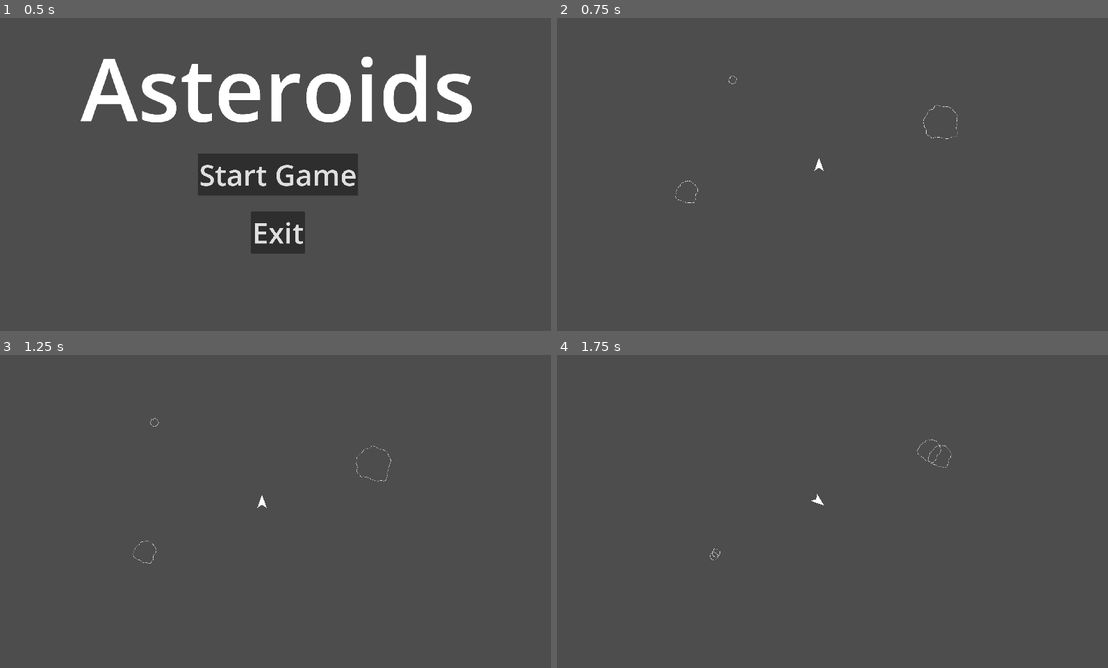
Above: before the commit, frames 1-4 (two rows, left to right).
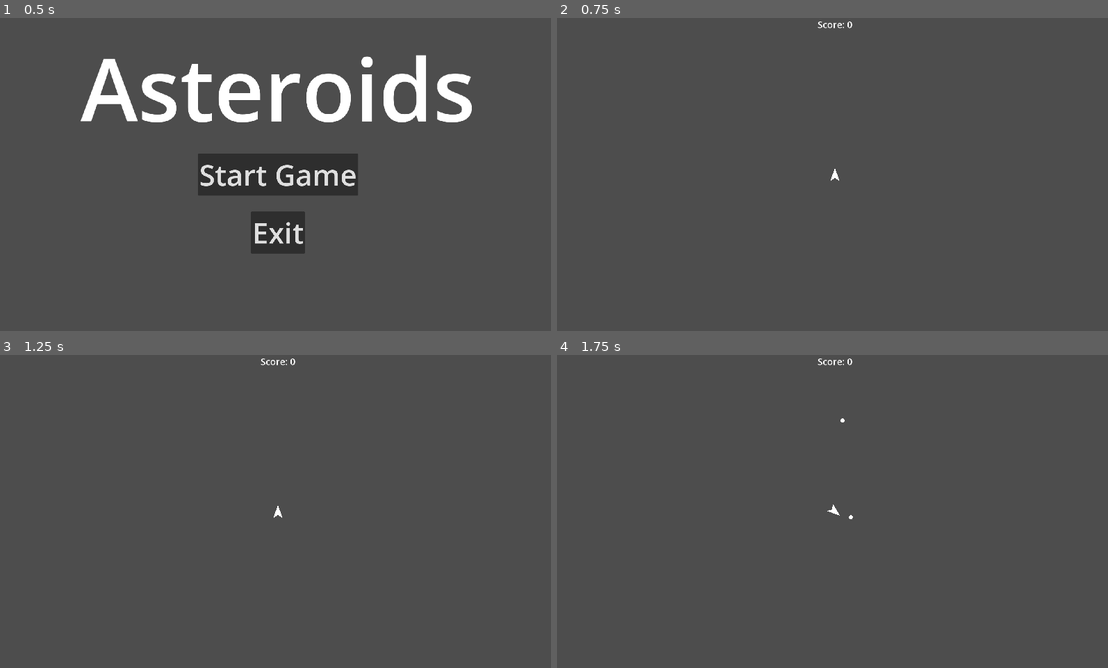
Above: after the commit, the same moments.

Repository: CoilSeb/AsteroidsWorkshop
Game: Godot game, scene res://Scenes/Start_Screen/Start_Screen.tscn
Same seed, same stepped clock (60 frames per second), same inputs: the game is played once before the commit and once after it.
Inputs:
- Up to frame 1 (0.5 s): no input
- Up to frame 2 (0.75 s): click "Start Game" at 0.5 s
- Up to frame 3 (1.25 s): no input
- Up to frame 4 (1.75 s): hold D (rotate_right) from 1.28 s (still down); hold Space (shoot) from 1.28 s (still down)

Frame 1 is identical in both runs. In frame 2, 0.2% of the frame differs, in the area x 21-73%, y 1-60%; in frame 3, 0.2%; in frame 4, 0.2%, in the area x 27-72%, y 1-66%.

Commit message:
Add Globals.gd, UI.gd, and Bullet.gd scripts, and update Player.gd and Large_Asteroid.gd

Diff:
--- /dev/null
+++ b/Global Scripts/Globals.gd
@@ -0,0 +1,13 @@
+extends Node
+
+var score: int
+
+signal increase_score(value)
+
+
+func _ready():
+	pass # Replace with function body.
+
+
+func _process(delta):
+	pass
--- a/Global/Bus.gd
+++ /dev/null
@@ -1,11 +0,0 @@
-extends Node
-
-
-# Called when the node enters the scene tree for the first time.
-func _ready():
-	pass # Replace with function body.
-
-
-# Called every frame. 'delta' is the elapsed time since the previous frame.
-func _process(delta):
-	pass
--- /dev/null
+++ b/Scenes/Bullet/Bullet.gd
@@ -0,0 +1,26 @@
+extends Area2D
+
+var direction: Vector2
+var bullet_speed = 700
+var screen_size
+
+
+func _ready():
+	screen_size = get_viewport_rect().size
+
+
+func _process(delta):
+	position += direction * bullet_speed * delta
+	if position.x < 0:
+		queue_free()
+	if position.x > screen_size.x:
+		queue_free()
+	if position.y < 0:
+		queue_free()
+	if position.y > screen_size.y:
+		queue_free()
+
+
+func _on_area_entered(area):
+	area.destroy()
+	queue_free()
--- /dev/null
+++ b/Scenes/Bullet/Bullet.tscn
@@ -0,0 +1,20 @@
+[gd_scene load_steps=4 format=3 uid="uid://cdcbr0nwcwqs3"]
+
+[ext_resource type="Script" path="res://Scenes/Bullet/Bullet.gd" id="1_jsc1c"]
+[ext_resource type="Texture2D" uid="uid://bexsw2yj0jinr" path="res://Sprites/Bullet-1.png.png" id="1_no8ff"]
+
+[sub_resource type="CircleShape2D" id="CircleShape2D_rm6av"]
+radius = 8.0
+
+[node name="Bullet" type="Area2D"]
+collision_layer = 2
+collision_mask = 4
+script = ExtResource("1_jsc1c")
+
+[node name="Sprite2D" type="Sprite2D" parent="."]
+texture = ExtResource("1_no8ff")
+
+[node name="CollisionShape2D" type="CollisionShape2D" parent="."]
+shape = SubResource("CircleShape2D_rm6av")
+
+[connection signal="area_entered" from="." to="." method="_on_area_entered"]
--- /dev/null
+++ b/Scenes/Game/Game.gd
@@ -0,0 +1,38 @@
+extends Node2D
+
+@onready var spawn_timer = $Spawn_Timer
+
+var screen_size
+var asteroid_scenes = {
+	0: preload("res://Scenes/Large_Asteroid/Large_Asteroid.tscn"),
+	1: preload("res://Scenes/Medium_Asteroid/Medium_Asteroid.tscn"),
+	2: preload("res://Scenes/Small_Asteroid/Small_Asteroid.tscn")
+}
+
+
+func _ready():
+	screen_size = get_viewport().get_visible_rect().size
+
+
+func _process(_delta):
+	pass
+
+
+func spawn_asteroid():
+	var new_asteroid = asteroid_scenes[randi_range(0,2)].instantiate()
+	add_child(new_asteroid)
+	new_asteroid.position = generate_spawn_point()
+
+
+func generate_spawn_point():
+	var x = randf_range(-(100 + screen_size.x), screen_size.x + 100)
+	var y = randf_range(-(100 + screen_size.y), screen_size.y + 100)
+
+	if (x > screen_size.x/2 && x < screen_size.x/2) or (y > screen_size.y/2 && y < screen_size.y/2):
+		generate_spawn_point()
+
+	return Vector2(x,y)
+
+
+func _on_spawn_timer_timeout():
+	spawn_asteroid()
--- a/Scenes/Game/Game.tscn
+++ b/Scenes/Game/Game.tscn
@@ -1,20 +1,19 @@
-[gd_scene load_steps=5 format=3 uid="uid://8avbpqtvsn7y"]
+[gd_scene load_steps=4 format=3 uid="uid://8avbpqtvsn7y"]
 
+[ext_resource type="Script" path="res://Scenes/Game/Game.gd" id="1_jv313"]
 [ext_resource type="PackedScene" uid="uid://c0lptktcfc4ta" path="res://Scenes/Player/Player.tscn" id="1_x5jet"]
-[ext_resource type="PackedScene" uid="uid://clxpk0xfoaq43" path="res://Scenes/Small_Asteroid/Small_Asteroid.tscn" id="2_qnd45"]
-[ext_resource type="PackedScene" uid="uid://dfwqqvwr5uoa4" path="res://Scenes/Medium_Asteroid/Medium_Asteroid.tscn" id="3_vas2a"]
-[ext_resource type="PackedScene" uid="uid://dbc1nkvx4hmaj" path="res://Scenes/Large_Asteroid/Large_Asteroid.tscn" id="4_5f4t8"]
+[ext_resource type="PackedScene" uid="uid://d0i3bx4xotdp4" path="res://Scenes/UI/UI.tscn" id="3_rwl4a"]
 
 [node name="Game" type="Node2D"]
+script = ExtResource("1_jv313")
 
 [node name="Player" parent="." instance=ExtResource("1_x5jet")]
-position = Vector2(905, 505)
+position = Vector2(960, 540)
 
-[node name="Small_Asteroid" parent="." instance=ExtResource("2_qnd45")]
-position = Vector2(624, 210)
+[node name="Spawn_Timer" type="Timer" parent="."]
+wait_time = 2.5
+autostart = true
 
-[node name="Medium_Asteroid" parent="." instance=ExtResource("3_vas2a")]
-position = Vector2(426, 577)
+[node name="UI" parent="." instance=ExtResource("3_rwl4a")]
 
-[node name="Large_Asteroid" parent="." instance=ExtResource("4_5f4t8")]
-position = Vector2(1338, 356)
+[connection signal="timeout" from="Spawn_Timer" to="." method="_on_spawn_timer_timeout"]
--- a/Scenes/Large_Asteroid/Large_Asteroid.gd
+++ b/Scenes/Large_Asteroid/Large_Asteroid.gd
@@ -13,8 +13,6 @@
 
 
 func _process(delta):
-	if Input.is_action_just_pressed("shoot"):
-		destroy()
 	# Screen Wrap
 	if position.x < 0:
 		position.x = screen_size.x
@@ -34,14 +32,14 @@
 	var angle = randf_range(0, 2 * PI)  # Random angle in radians
 	direction = Vector2(cos(angle), sin(angle))  # Convert angle to direction vector
 	speed = randf_range(75, 200)  # Random speed between 75 and 200
-	rotation_speed = randf_range(0.1, 1)
+	rotation_speed = randf_range(-1, 1)
 
 
 func destroy():
-	spawn_small_asteroids()
+	call_deferred("create_and_add_asteroids")
 
 
-func spawn_small_asteroids():
+func create_and_add_asteroids():
 	# Instantate two small asteroids
 	var medium_asteroid1 = MEDIUM_ASTEROID.instantiate()
 	var medium_asteroid2 = MEDIUM_ASTEROID.instantiate()
--- a/Scenes/Large_Asteroid/Large_Asteroid.tscn
+++ b/Scenes/Large_Asteroid/Large_Asteroid.tscn
@@ -4,6 +4,8 @@
 [ext_resource type="Script" path="res://Scenes/Large_Asteroid/Large_Asteroid.gd" id="1_tobye"]
 
 [node name="Large_Asteroid" type="Area2D"]
+collision_layer = 4
+collision_mask = 0
 script = ExtResource("1_tobye")
 
 [node name="Sprite2D" type="Sprite2D" parent="."]
--- a/Scenes/Medium_Asteroid/Medium_Asteroid.gd
+++ b/Scenes/Medium_Asteroid/Medium_Asteroid.gd
@@ -13,8 +13,6 @@
 
 
 func _process(delta):
-	if Input.is_action_just_pressed("shoot"):
-		destroy()
 	# Screen Wrap
 	if position.x < 0:
 		position.x = screen_size.x
@@ -34,14 +32,14 @@
 	var angle = randf_range(0, 2 * PI)  # Random angle in radians
 	direction = Vector2(cos(angle), sin(angle))  # Convert angle to direction vector
 	speed = randf_range(75, 200)  # Random speed between 75 and 200
-	rotation_speed = randf_range(0.1, 1)
+	rotation_speed = randf_range(-1, 1)
 
 
 func destroy():
-	spawn_small_asteroids()
+	call_deferred("create_and_add_asteroids")
 
 
-func spawn_small_asteroids():
+func create_and_add_asteroids():
 	# Instantate two small asteroids
 	var small_asteroid1 = SMALL_ASTEROID.instantiate()
 	var small_asteroid2 = SMALL_ASTEROID.instantiate()
--- a/Scenes/Medium_Asteroid/Medium_Asteroid.tscn
+++ b/Scenes/Medium_Asteroid/Medium_Asteroid.tscn
@@ -4,6 +4,8 @@
 [ext_resource type="Texture2D" uid="uid://duhf8daiqg8ik" path="res://Sprites/Medium_Asteroid-2.png.png" id="1_y10jf"]
 
 [node name="Medium_Asteroid" type="Area2D"]
+collision_layer = 4
+collision_mask = 0
 script = ExtResource("1_l6wf8")
 
 [node name="Sprite2D" type="Sprite2D" parent="."]
--- a/Scenes/Player/Player.gd
+++ b/Scenes/Player/Player.gd
@@ -1,6 +1,8 @@
 extends CharacterBody2D
 
-@onready var shoot_Timer = $ShootTimer
+@onready var shoot_timer = $ShootTimer
+
+const BULLET = preload("res://Scenes/Bullet/Bullet.tscn")
 var screen_size
 var thrust = 500
 var maxSpeed = 10
@@ -34,3 +36,10 @@
 			velocity.y = 0
 
 	move_and_collide(velocity * delta)
+
+	if Input.is_action_pressed("shoot") && shoot_timer.time_left == 0:  # Use action_just_pressed to prevent multiple bullets on a single press
+		var bulletInstance = BULLET.instantiate()  # Create a new instance of the Bullet scene
+		get_parent().add_child(bulletInstance)  # Add it to the player node or a designated parent node for bullets
+		bulletInstance.global_position = global_position  # Set the bullet's position
+		bulletInstance.direction = Vector2.UP.rotated(rotation)  # Set the bullet's direction
+		shoot_timer.start(0.35)
--- a/Scenes/Player/Player.tscn
+++ b/Scenes/Player/Player.tscn
@@ -5,6 +5,7 @@
 
 [node name="Player" type="CharacterBody2D"]
 scale = Vector2(0.25, 0.35)
+collision_mask = 4
 script = ExtResource("1_enk4v")
 metadata/_edit_group_ = true
 
--- a/Scenes/Small_Asteroid/Small_Asteroid.gd
+++ b/Scenes/Small_Asteroid/Small_Asteroid.gd
@@ -12,8 +12,6 @@
 
 
 func _process(delta):
-	if Input.is_action_just_pressed("shoot"):
-		destroy()
 	# Screen Wrap
 	if position.x < 0:
 		position.x = screen_size.x
@@ -33,8 +31,9 @@
 	var angle = randf_range(0, 2 * PI)  # Random angle in radians
 	direction = Vector2(cos(angle), sin(angle))  # Convert angle to direction vector
 	speed = randf_range(75, 200)  # Random speed between 75 and 200
-	rotation_speed = randf_range(0.1, 1)
+	rotation_speed = randf_range(-1, 1)
 
 
 func destroy():
+	Globals.increase_score.emit(300)
 	queue_free()
--- a/Scenes/Small_Asteroid/Small_Asteroid.tscn
+++ b/Scenes/Small_Asteroid/Small_Asteroid.tscn
@@ -4,6 +4,8 @@
 [ext_resource type="Texture2D" uid="uid://by42ob5hwsx85" path="res://Sprites/Small_Asteroid-3.png.png" id="1_j2kgu"]
 
 [node name="Small_Asteroid" type="Area2D"]
+collision_layer = 4
+collision_mask = 0
 script = ExtResource("1_civlw")
 
 [node name="Sprite2D" type="Sprite2D" parent="."]
--- a/Scenes/Start_Screen/Start_Screen.gd
+++ b/Scenes/Start_Screen/Start_Screen.gd
@@ -7,7 +7,7 @@
 
 
 # Called every frame. 'delta' is the elapsed time since the previous frame.
-func _process(delta):
+func _process(_delta):
 	if Input.is_action_just_pressed("shoot"):
 		get_tree().change_scene_to_file("res://Scenes/Game/Game.tscn")
 
--- /dev/null
+++ b/Scenes/UI/UI.gd
@@ -0,0 +1,14 @@
+extends CanvasLayer
+
+
+func _ready():
+	Globals.connect("increase_score", update_score)
+
+
+func _process(delta):
+	pass
+
+
+func update_score(value):
+	Globals.score += value
+	$Score_Label.text = "Score: " + str(Globals.score)
--- /dev/null
+++ b/Scenes/UI/UI.tscn
@@ -0,0 +1,17 @@
+[gd_scene load_steps=2 format=3 uid="uid://d0i3bx4xotdp4"]
+
+[ext_resource type="Script" path="res://Scenes/UI/UI.gd" id="1_7bnfo"]
+
+[node name="UI" type="CanvasLayer"]
+script = ExtResource("1_7bnfo")
+
+[node name="Score_Label" type="Label" parent="."]
+anchors_preset = 5
+anchor_left = 0.5
+anchor_right = 0.5
+offset_left = -20.0
+offset_right = 20.0
+offset_bottom = 23.0
+grow_horizontal = 2
+theme_override_font_sizes/font_size = 32
+text = "Score: 0"
--- a/project.godot
+++ b/project.godot
@@ -15,6 +15,10 @@
 config/features=PackedStringArray("4.2", "Forward Plus")
 config/icon="res://icon.svg"
 
+[autoload]
+
+Globals="*res://Global Scripts/Globals.gd"
+
 [display]
 
 window/size/viewport_width=1920
@@ -24,7 +28,7 @@
 [file_customization]
 
 folder_colors={
-"res://Global/": "green",
+"res://Global Scripts/": "green",
 "res://Scenes/": "red",
 "res://Scenes/Start_Screen/": "red",
 "res://Sprites/": "blue"
@@ -53,6 +57,12 @@
 ]
 }
 
+[layer_names]
+
+2d_physics/layer_1="Player"
+2d_physics/layer_2="Bullets"
+2d_physics/layer_3="Asteroids"
+
 [rendering]
 
 textures/canvas_textures/default_texture_filter=0
Not shown, changed: Markdown.md
